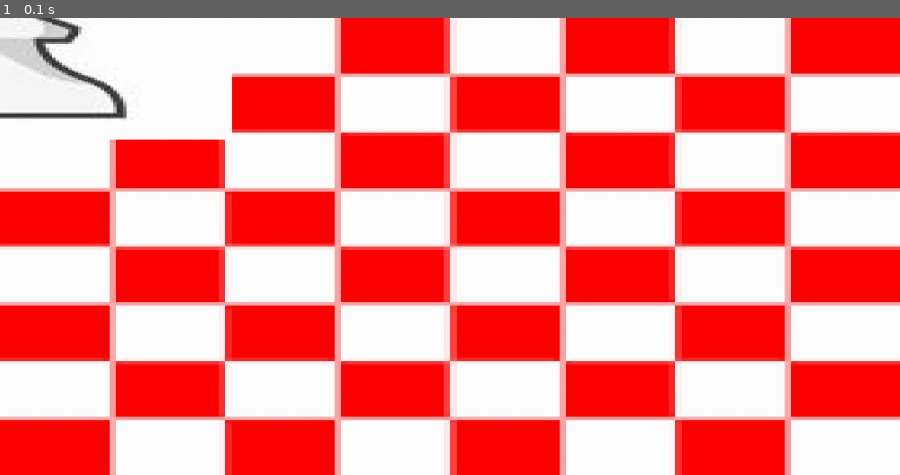
Above: before the commit, frame 1.
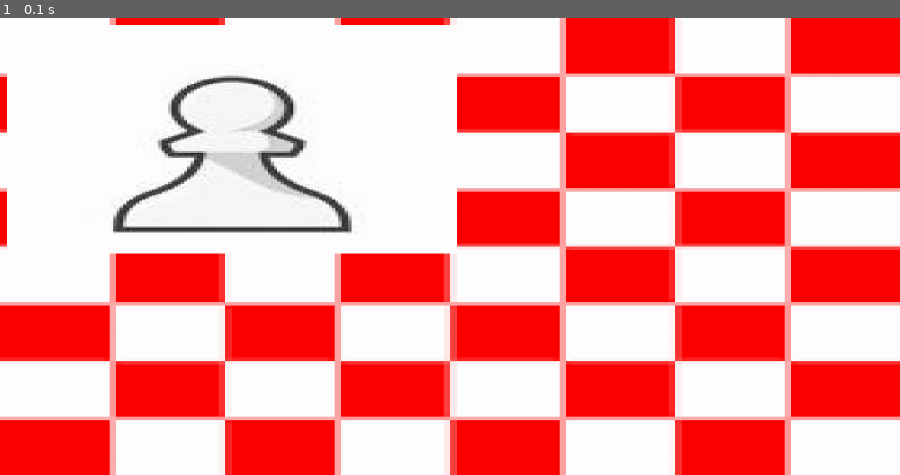
Above: after the commit, the same moment.

Repository: FizzyKing6002/App-Game-Designer-using-Pygame
Game: pygame game, started from projectEditor.py
The game is run twice, just before and just after one commit, with the same random seed, the same clock (stepped at 60 frames per second) and the same inputs.
Inputs:
- Up to frame 1 (0.1 s): no input

The runs differ from the first frame. In frame 1, 13% of the frame differs, in the area x 0-51%, y 0-52%.

Commit message:
Edited Position Origin Code
The position origin is now a list containing an x and y percentage. This refers to the percentage x and y through the object's size that the position coordinates of the object refer to.

Diff:
--- a/EditorScripts/ObjectScripts/Example_Object.py
+++ b/EditorScripts/ObjectScripts/Example_Object.py
@@ -18,7 +18,7 @@
         self.rotation_modifiers = [0, 1]
         self.opacity_modifiers = [0, 1]
 
-        self.position_origin = "center"
+        self.position_origin = [0.5, 0.5]
         self.animations = []
 
     def frame_update(self, time):
--- a/EditorScripts/ObjectScripts/Example_Object2.py
+++ b/EditorScripts/ObjectScripts/Example_Object2.py
@@ -18,7 +18,7 @@
         self.rotation_modifiers = [0, 1]
         self.opacity_modifiers = [0, 1]
 
-        self.position_origin = "center"
+        self.position_origin = [0, 0]
         self.animations = []
 
     def frame_update(self, time):
--- a/EditorScripts/ObjectScripts/Example_Object3.py
+++ b/EditorScripts/ObjectScripts/Example_Object3.py
@@ -18,7 +18,7 @@
         self.rotation_modifiers = [0, 1]
         self.opacity_modifiers = [0, 1]
 
-        self.position_origin = "center"
+        self.position_origin = [0.5, 0.5]
         self.animations = []
 
     def frame_update(self, time):
--- a/EditorScripts/ObjectScripts/Example_Object4.py
+++ b/EditorScripts/ObjectScripts/Example_Object4.py
@@ -18,7 +18,7 @@
         self.rotation_modifiers = [0, 1]
         self.opacity_modifiers = [0, 1]
 
-        self.position_origin = "center"
+        self.position_origin = [0.5, 0.5]
         self.animations = []
 
     def frame_update(self, time):
--- a/EditorScripts/ObjectScripts/Example_Object5.py
+++ b/EditorScripts/ObjectScripts/Example_Object5.py
@@ -18,7 +18,7 @@
         self.rotation_modifiers = [0, 1]
         self.opacity_modifiers = [0, 1]
 
-        self.position_origin = "center"
+        self.position_origin = [0.5, 0.5]
         self.animations = []
 
     def frame_update(self, time):
--- a/ImportCode/objects.py
+++ b/ImportCode/objects.py
@@ -72,14 +72,8 @@
             self.rot = con_rot * rot_mod[1] + rot_mod[0]
             self.opa = min(max(con_opa * opa_mod[1] + opa_mod[0], 0), 1)
 
-            if "top" in self.position_origin.lower():
-                self.pos[1] += self.size[1] / 2
-            elif "bottom" in self.position_origin.lower():
-                self.pos[1] -= self.size[1] / 2
-            if "left" in self.position_origin.lower():
-                self.pos[0] += self.size[0] / 2
-            elif "right" in self.position_origin.lower():
-                self.pos[0] -= self.size[0] / 2
+            self.pos[0] -= (self.position_origin[0] - 0.5) * self.size[0]
+            self.pos[1] -= (self.position_origin[1] - 0.5) * self.size[1]
 
             #add animation values
 
